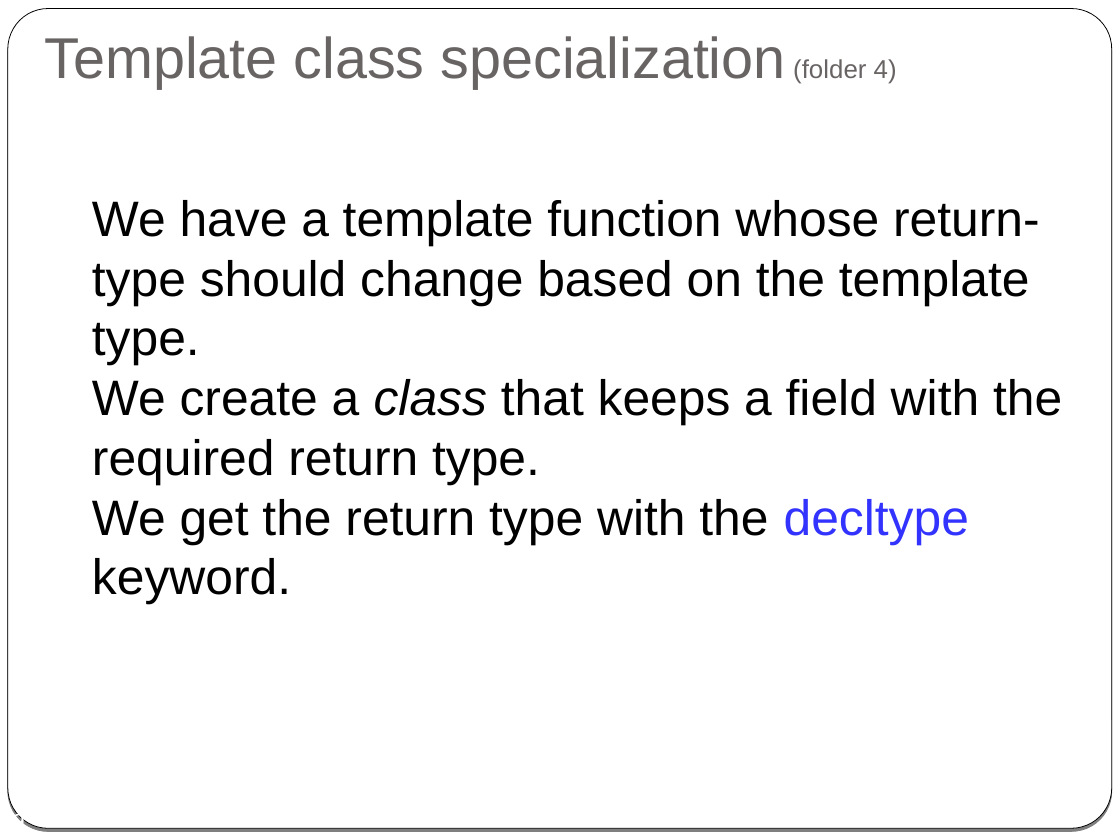
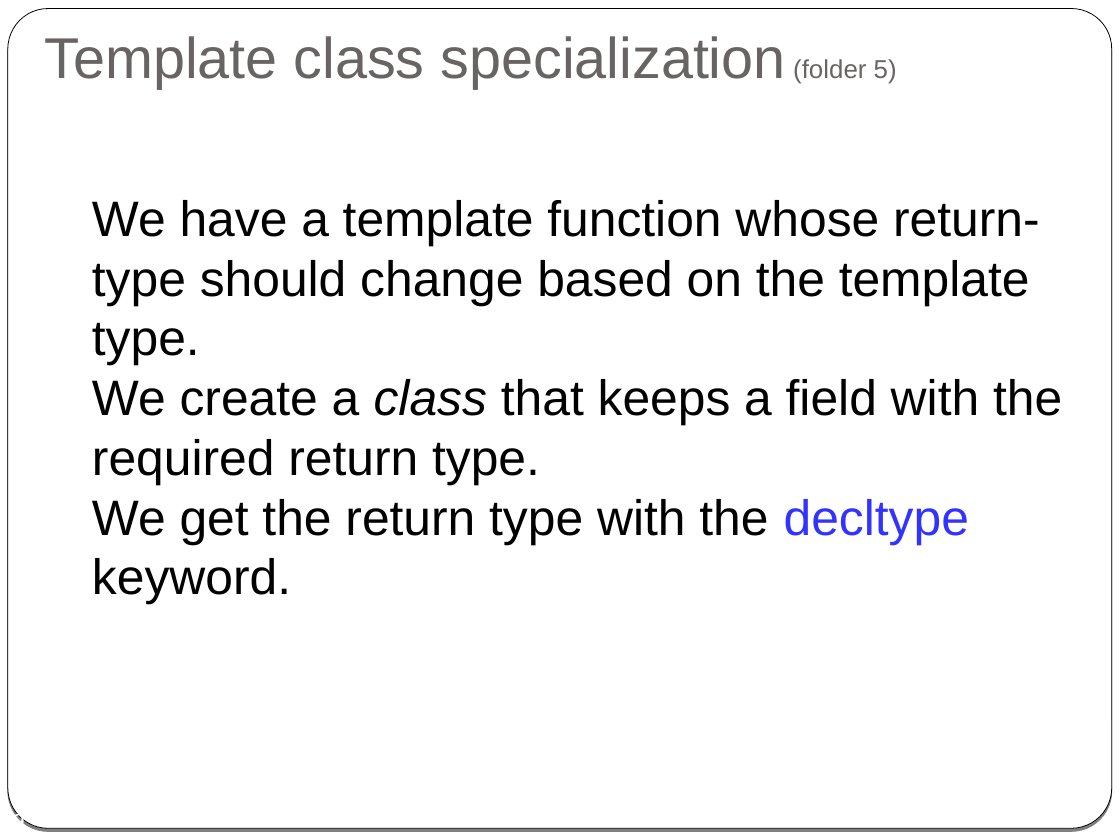
Before and after one commit to cpp-at-ariel/cpp-5781, a slide deck: slide 9 of 09-specializations-metaprogramming/slides.odp. Drawn at 1120x840 pixels with LibreOffice and Linux fonts; fonts in the diff are those of the drawing. Boxes give left, top, right and bottom in pixels: in the first picture for what was removed or moved away, otherwise in the second. Text is boxed around its words. In the diff, an @@ line names an element or a change of style, - is before the commit and + after.

```diff
--- a/09-specializations-metaprogramming/slides.odp
+++ b/09-specializations-metaprogramming/slides.odp
@@ title at [45,36,897,88]: text changed @@
-Template class specialization (folder 4)
+Template class specialization (folder 5)
```
Also in this commit, not shown: 5 other slides changed, 29 other files.
